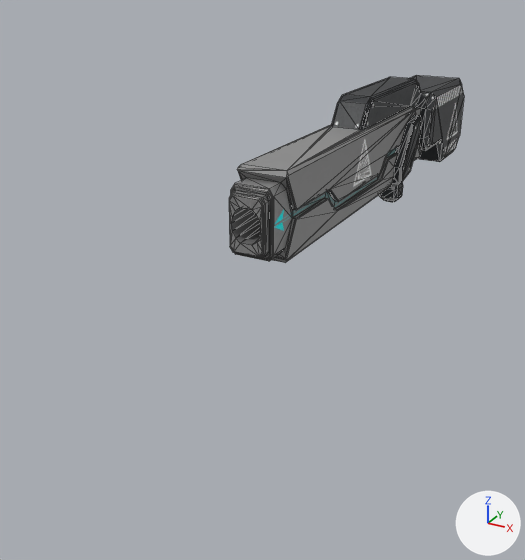
Renders of the FBX model data/models/plasma_rifle.fbx from each side of a commit.
Both versions are drawn from a 50 mm camera at (0.0047, -0.0151, 0.0042) aimed at (-0.00061, -0.00545, -0.00063). Every picture has the same lights, and +X, +Y and +Z are marked at lower right. Mesh edges are drawn as thin lines. Where no turn or scale is listed for an object, it has been applied to the vertices.

Objects in the first picture: 'gunB'.
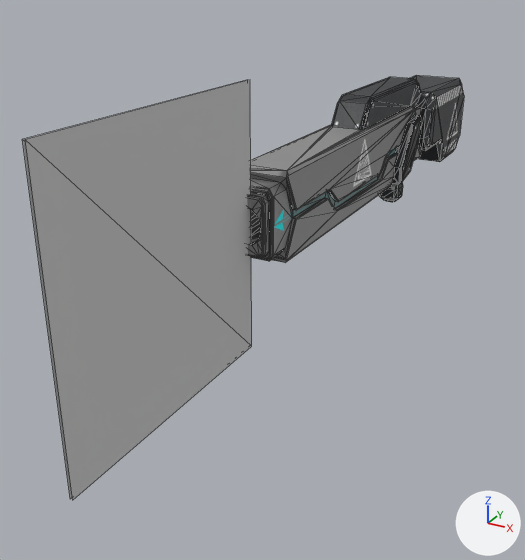
Commit message: added muzzle flash for plasma rifle

The change, as a list of edits to the scene's bpy script:
```text
Add mat_material__35:
    mat_material__35 = principled_material('Material #35')
    mat_material__35.base_color = (0.588, 0.588, 0.588)  # light grey #cacaca
    mat_material__35.roughness = 0.859
Add me_mesh_001:
    me_mesh_001.from_pydata([(0.0, 0.0019, -0.0019), (0.0, 0.0019, 0.0019), (0.0, -0.0019, -0.0019), (0.0, -0.0019, 0.0019), (0.00003, -0.00191, -0.0019), (0.00003, 0.00191, -0.0019), (0.00003, 0.00191, 0.0019), (0.00003, -0.00191, 0.0019)], [], [(0, 2, 3), (3, 1, 0), (5, 6, 7), (7, 4, 5)])
    me_mesh_001.materials.append(mat_material__35)  # light grey #cacaca
Add ob_muzzleflash:
    ob_muzzleflash = bpy.data.objects.new('MuzzleFlash', me_mesh_001)
    ob_muzzleflash.location = (-0.00001, -0.00883, 0.00092)
```

Boxes [x1, y1, x2, y2] around the edits, measured in the pictures (525 x 560 px):
'MuzzleFlash', added
    after: [22, 80, 252, 500]
